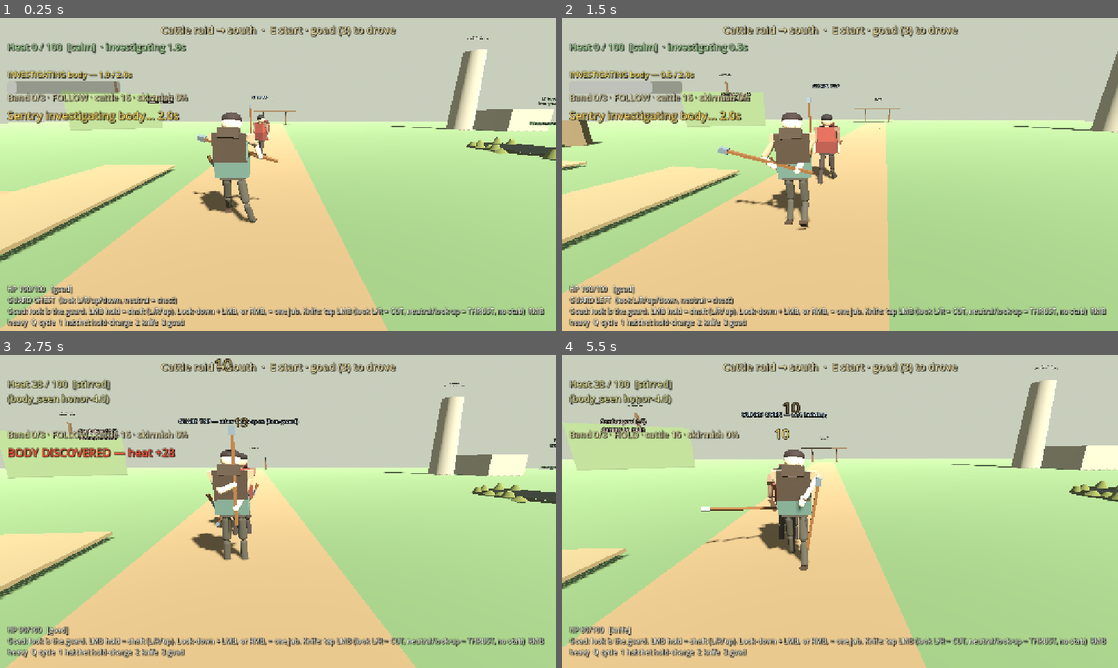
Above: before the commit, frames 1-4 (two rows, left to right).
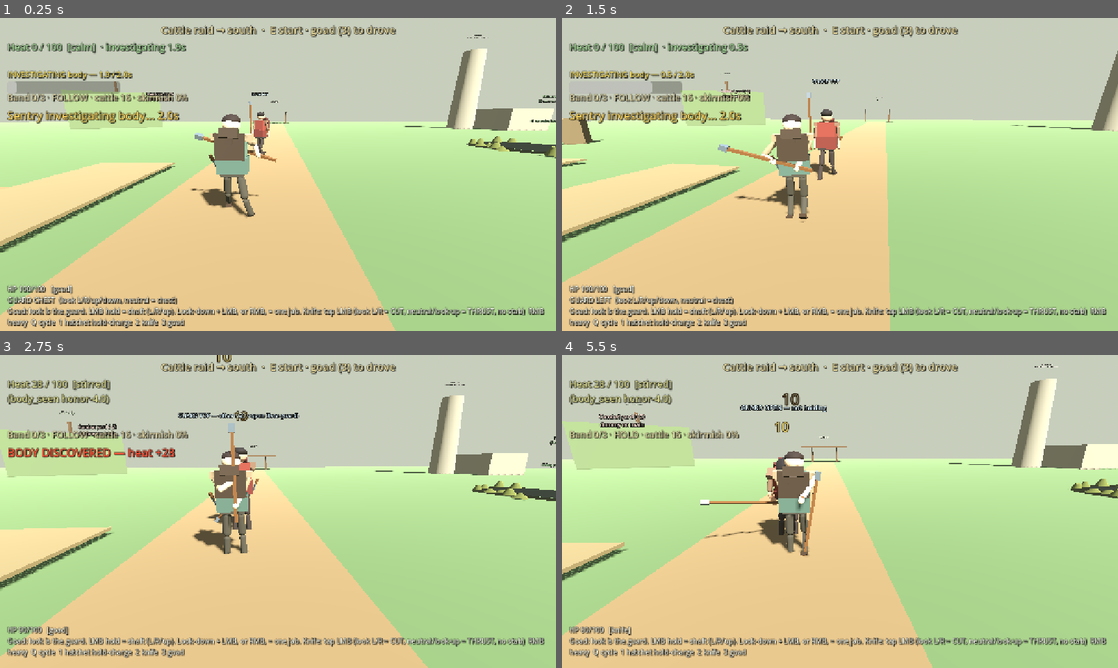
Above: after the commit, the same moments.

Repository: fortins4/devPlayground
Game: Godot game, scene res://scenes/main/main.tscn
Two runs of this game, one before a commit and one after it. Both use one fixed random seed, a clock stepped at 60 frames per second and the inputs below.
Inputs (mouse positions are in pixels of both pictures, inside the frame that each line leads up to):
- Up to frame 1 (0.25 s): no input
- Up to frame 2 (1.5 s): tap Enter at 0.5 s; move the mouse to (867, 174) at 0.52 s; hold Ctrl (crouch) 0.53-1.28 s; hold W (move_forward) from 0.53 s (still down); click (867, 174) at 0.67 s; tap Space (jump) at 0.77 s; tap Shift (sprint) at 0.8, 1.35 s; move the mouse to (812, 174) at 1.27 s
- Up to frame 3 (2.75 s): keep holding W (move_forward); tap Space (jump) at 1.52 s; tap Ctrl (crouch) at 1.55 s; move the mouse to (289, 505) at 2.02 s; hold Right mouse button (attack_heavy) from 2.03 s (still down); tap Shift (sprint) at 2.3 s
- Up to frame 4 (5.5 s): keep holding W (move_forward); move the mouse to (834, 517) at 2.77 s; release Right mouse button (attack_heavy) at 2.78 s; click (834, 517) at 2.85 s; tap Space (jump) at 3.02, 3.77, 4.52 s; tap Ctrl (crouch) at 3.05, 4.35 s; move the mouse to (878, 514) at 3.52 s; hold H (band_toggle) 3.53-4.28 s; tap Shift (sprint) at 3.8, 5.3 s; move the mouse to (795, 508) at 4.27 s; move the mouse to (845, 511) at 5.02 s; hold Q (cycle_weapon) from 5.03 s (still down); click (845, 511) at 5.17 s

The runs differ from the first frame. In frame 1, 5.3% of the frame differs, in the area x 0-100%, y 5-100%; in frame 2, 5.2%; in frame 3, 6.1%, in the area x 0-100%, y 0-100%; in frame 4, 5.6%.

Commit message:
Cian stands 1.70 m
The 1.84 m kern rig is scaled as a whole (Visual × 1.70/1.84) to a realistic 1.70 m; Máire
(1.60 m) stays shorter. The goad keeps its real 1.30 m (the slung one is counter-scaled);
the gait keeps its local geometry and steps faster (cadence ÷ scale) so world steps shrink
with the leg and feet stay planted at walk 1.5 / run 5.5 / carry 1.4 m/s. Collision and
hurt capsules, camera pivot (stand / crouch / seat drop) scale with him. Bucket grip set a
little higher and further out (1.15 / -0.42 in the rig frame) so the real-size bucket clears
his shorter thighs. In bog water the shoulders sit 2.5 cm under, so the real-length shaft
stays under the surface.

Diff:
--- a/scripts/characters/player/player_bog_submerge.gd
+++ b/scripts/characters/player/player_bog_submerge.gd
@@ -24,7 +24,7 @@
 # --- Depths (metres) ---
 const BANK_WIDTH := 1.1 ## water shelves from the outline to full wading depth over this
 const WADE_DROP := 0.78 ## standing in deep water: water at the upper thigh
-const SHOULDER_ABOVE_WATER := 0.02 ## shoulder depth: shoulder tops just break the surface (shaft stays ~8 cm under)
+const SHOULDER_ABOVE_WATER := -0.025 ## shoulder depth: water just over the shoulder tops (1.70 m Cian: the real-length shaft needs the extra few cm to stay under)
 const UNDER_HEAD_ABOVE := 0.03 ## fully under: head centre this far above the water
 const UNDER_THRESHOLD := 1.85 ## sink >= this counts as fully under (breath, HUD)
 # --- Timing ---
--- a/scripts/characters/player/player_controller.gd
+++ b/scripts/characters/player/player_controller.gd
@@ -26,12 +26,16 @@
 const JUMP_VELOCITY := 4.5
 const MOUSE_SENSITIVITY := 0.003
 
-const STAND_CAPSULE_HEIGHT := 1.7
-const CROUCH_CAPSULE_HEIGHT := 0.95
-const STAND_CAPSULE_Y := 0.85
-const CROUCH_CAPSULE_Y := 0.48
-const STAND_PIVOT_Y := 1.45
-const CROUCH_PIVOT_Y := 0.72
+## Cian's stature: the kern rig is modelled at 1.84 m and the whole Visual is scaled to a
+## realistic 1.70 m (early-medieval Irish men averaged ~1.68–1.72 m). Held / slung tools keep
+## their real size (the goad stays 1.30 m); gait cadence rises so world steps scale with the leg.
+const CIAN_SCALE := 1.70 / 1.84
+const STAND_CAPSULE_HEIGHT := 1.7 * CIAN_SCALE
+const CROUCH_CAPSULE_HEIGHT := 0.95 * CIAN_SCALE
+const STAND_CAPSULE_Y := 0.85 * CIAN_SCALE
+const CROUCH_CAPSULE_Y := 0.48 * CIAN_SCALE
+const STAND_PIVOT_Y := 1.45 * CIAN_SCALE
+const CROUCH_PIVOT_Y := 0.72 * CIAN_SCALE
 const STAND_VISUAL_Y := 0.0
 const CROUCH_VISUAL_Y := -0.55
 const CROUCH_LERP := 10.0
@@ -82,7 +86,7 @@
 const SEAT_SIT_SECS := 0.65
 const SEAT_RISE_SECS := 0.8
 const SEAT_APPROACH_MAX_SECS := 3.0
-const SEAT_CAM_DROP := 0.35   ## small camera ease down while seated (pivot local y)
+const SEAT_CAM_DROP := 0.35 * CIAN_SCALE   ## small camera ease down while seated (pivot local y)
 var _seat_phase: SeatPhase = SeatPhase.NONE
 var _seat_point: Vector3 = Vector3.ZERO
 var _seat_yaw: float = 0.0
@@ -279,6 +283,7 @@
 
 func _ready() -> void:
 	Input.mouse_mode = Input.MOUSE_MODE_CAPTURED
+	_apply_stature()
 	if camera:
 		_camera_base_pos = camera.position
 	if combat:
@@ -305,6 +310,23 @@
 		locomotion.attack_walk_enabled = true
 	# Locomotion builds mesh in its _ready; resolve arm after a deferred pass.
 	call_deferred("_bind_locomotion_joints")
+
+
+func _apply_stature() -> void:
+	if visual:
+		visual.scale = Vector3.ONE * CIAN_SCALE
+		# The slung goad keeps its real 1.30 m inside the scaled body.
+		var bg := visual.find_child("BackGoad", true, false) as Node3D
+		if bg:
+			for c in bg.get_children():
+				if c is Node3D:
+					(c as Node3D).position /= CIAN_SCALE
+					(c as Node3D).scale /= CIAN_SCALE
+	if locomotion:
+		locomotion.body_scale = CIAN_SCALE
+	var pivot := get_node_or_null("CameraPivot") as Node3D
+	if pivot:
+		pivot.position.y = STAND_PIVOT_Y
 
 
 func _bind_locomotion_joints() -> void:
@@ -4340,7 +4362,7 @@
 ## a little forward, and the load hangs below the hands. Setting it down / pouring lets go and
 ## the existing draw brings the goad back. Grip in the Visual frame (−Z forward, y up, feet 0):
 ## far enough out and high enough that the hanging bucket clears the thighs on the loaded stride.
-const LOAD_GRIP := Vector3(0.0, 1.12, -0.38)
+const LOAD_GRIP := Vector3(0.0, 1.15, -0.42) ## (1.12 / -0.38 at 1.84 m; the real-size bucket is relatively bigger on a 1.70 m man)
 const LOAD_GRIP_HALF := 0.06 ## hands either side of the handle centre
 const LOAD_UPPER_LEN := 0.30 ## shoulder → elbow (kerne rig)
 const LOAD_FORE_LEN := 0.24 ## elbow → grip (palm on the bail)
--- a/scripts/characters/shared/kerne_locomotion.gd
+++ b/scripts/characters/shared/kerne_locomotion.gd
@@ -69,6 +69,9 @@
 const RUN_ARM_AMP := 0.85
 const RUN_LEAN_DEG := 9.0
 const PLANTED_MAX_SWEEP := 1.0
+## Visual scale of the rig (player sets it). World cadence scales so the local step geometry
+## (sweep, knee clearance, slide) is the same at any stature.
+var body_scale: float = 1.0
 var _gait_flight: bool = false ## both feet off the ground this tick (run), for probes
 func in_flight() -> bool:
 	return _gait_flight
@@ -476,17 +479,17 @@
 			pass
 
 	if carry_load and _state == &"walk":
-		cadence = TAU / CARRY_CYCLE
+		cadence = TAU / (CARRY_CYCLE * body_scale)
 		stride = 0.0  # legs are solved below (planted soles)
 		arm_amp = 0.0
 		bob = 0.0  # the hip height comes from the stance legs (_carry_legs)
 	elif _state == &"walk":
-		cadence = TAU / WALK_CYCLE
+		cadence = TAU / (WALK_CYCLE * body_scale)
 		stride = 0.0
 		arm_amp = WALK_ARM_AMP
 		bob = 0.0
 	elif _state == &"sprint":
-		cadence = TAU / RUN_CYCLE
+		cadence = TAU / (RUN_CYCLE * body_scale)
 		stride = 0.0
 		arm_amp = RUN_ARM_AMP
 		bob = 0.0
